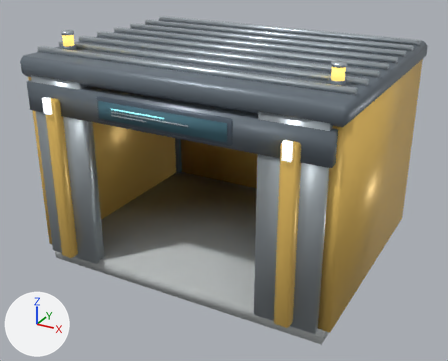
Two versions of the glTF model assets/structures/control_center_ultra.glb, one commit apart.
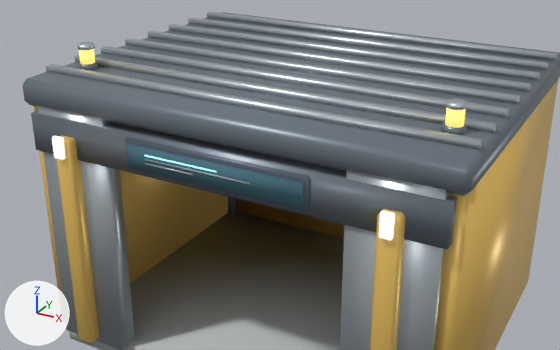
Each version appears first whole from a camera (50 mm lens) standing at (4.74, -8.96, 5.7) and looking at (0.01, -0.36, 1.4), and next in a close-up from a camera (50 mm lens) standing at (4.13, -8.23, 6.18) and looking at (0.61, -1.83, 2.98). Lighting does not change. The marker at lower left points along +X, +Y and +Z. The older version's two pictures come first. Where no turn or scale is listed for an object, it has been applied to the vertices.

Objects in the first close-up: 'Body_black', 'Foundation_concrete', 'FrontFrame_steel', 'Header_dark', 'Lamp_ink', 'PortalTrim_orange', 'RoofRib_steel', 'Roof_dark', 'ScreenGraphics_glow', 'ScreenGraphics_steel', 'SignScreen_screen', 'StatusLight_warn', 'Wall_orange' and 3 more.
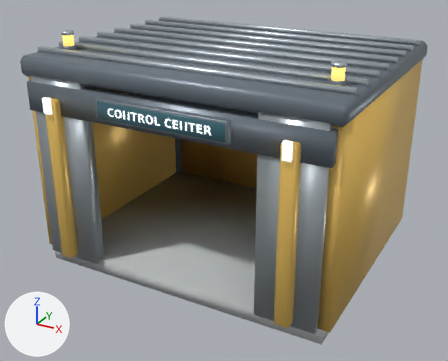
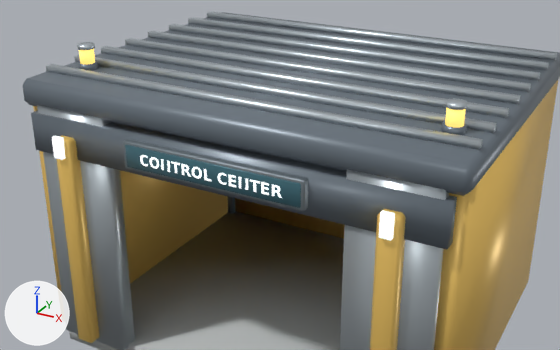
Boxes (x1, y1, x2, y2) around the edits, measured in the close-ups (560 x 350 px):
'SignScreen_screen', deleted (cyan): before (127, 144, 303, 208)
'SignPlate_glass', added (cyan): after (125, 145, 301, 208)
'Body_black', deleted: before (125, 137, 311, 213)
'ScreenMount_frame', added: after (123, 139, 308, 211)
'TypeLabel_white', added: after (140, 155, 282, 198)
'ScreenGraphics_steel', deleted: before (145, 159, 250, 185)
'ScreenGraphics_glow', deleted: before (144, 155, 217, 173)

The change in detail:
Material 'white' (mat_white) is new.
Its base color is (0.906, 0.941, 0.929) (white #f4f8f7).
Its roughness is 0.38.
Its emission color is (0.679, 0.706, 0.697) (light grey #d7dbd9).
Its emission strength is 1.0.
Material 'glass' (mat_glass) is new.
Its base color is (0.0627, 0.173, 0.216) (cyan #477380).
Its metallic is 0.28.
Its roughness is 0.2.
Material 'frame' (mat_frame) is new.
Its base color is (0.224, 0.267, 0.294) (grey #828d94).
Its metallic is 0.65.
Its roughness is 0.49.
Mesh me_typelabel_white is new.
It has 268 vertices, 246 faces and spans x -0.86..0.86, y -2.25, z 2.94..3.07.
It uses material mat_white (white #f4f8f7, glowing light grey #d7dbd9).
Mesh me_signplate_glass is new.
It has 24 vertices, 44 faces and spans x -1.06..1.06, y -2.24..-2.2, z 2.88..3.14.
It uses material mat_glass (cyan #477380).
Mesh me_screenmount_frame is new.
It has 56 vertices, 108 faces and spans x -1.1..1.1, y -2.23..-2.09, z 2.84..3.17.
It uses material mat_frame (grey #828d94).
Object 'Body_black' (ob_body_black) is deleted.
Object 'SignScreen_screen' (ob_signscreen_screen) is deleted.
Object 'ScreenGraphics_glow' (ob_screengraphics_glow) is deleted.
Object 'ScreenGraphics_steel' (ob_screengraphics_steel) is deleted.
Object 'TypeLabel_white' (ob_typelabel_white) is new; it shows me_typelabel_white.
Its location is (0.0, 0.0, 0.0).
Object 'SignPlate_glass' (ob_signplate_glass) is new; it shows me_signplate_glass.
Its location is (0.0, 0.0, 0.0).
Object 'ScreenMount_frame' (ob_screenmount_frame) is new; it shows me_screenmount_frame.
Its location is (0.0, 0.0, 0.0).
